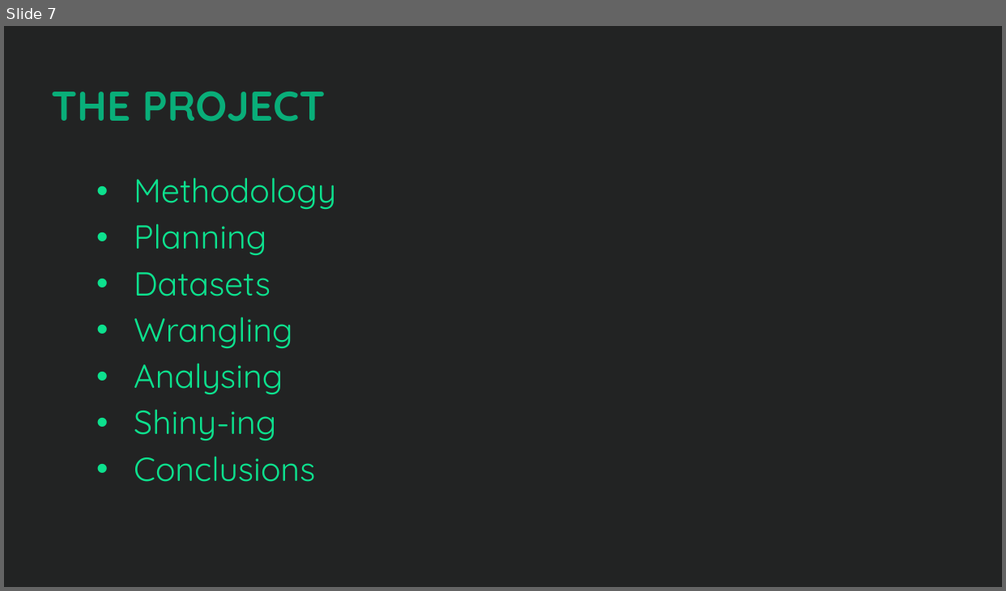
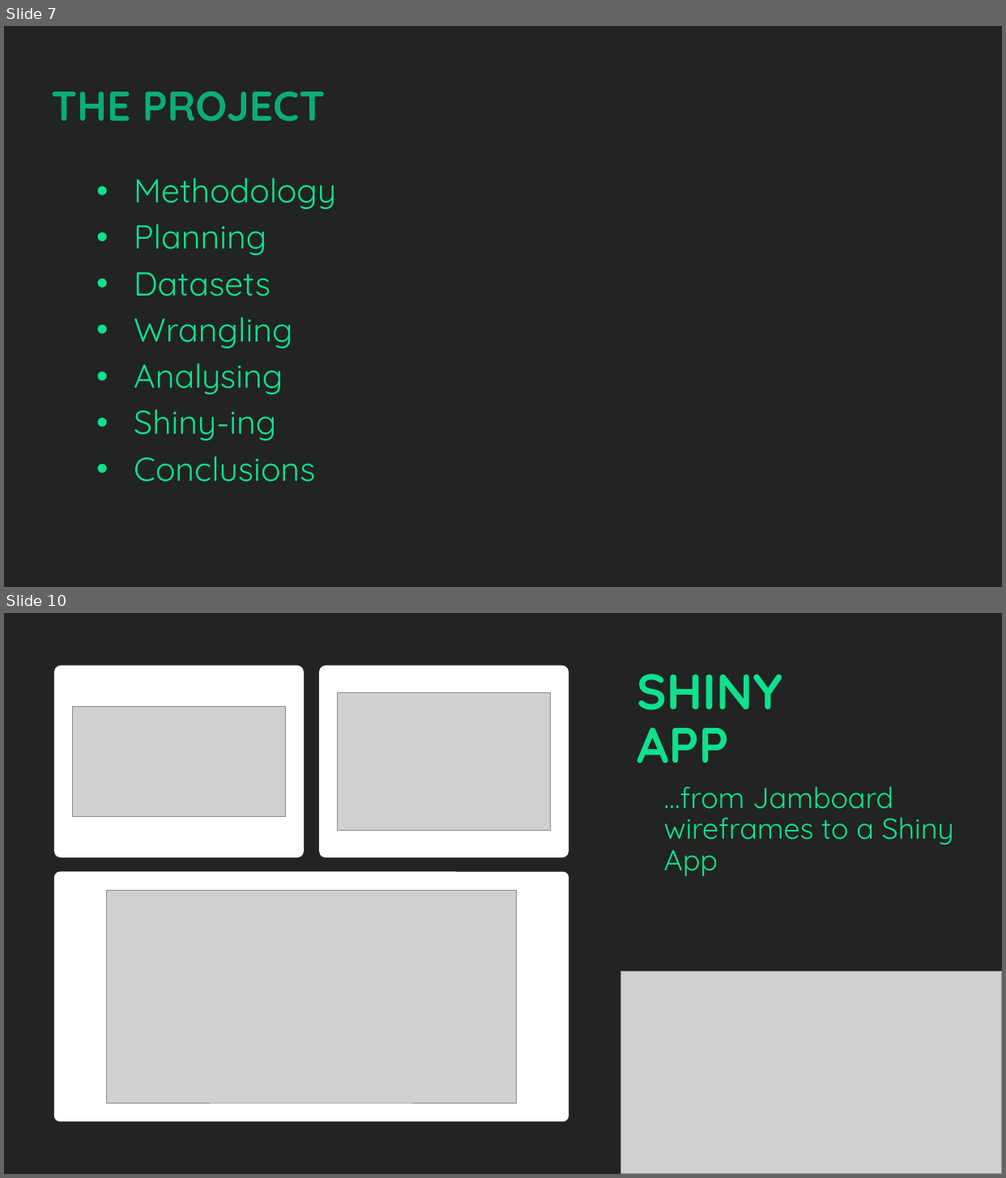
Before and after one commit to sean-m-cusick/WAP_SHS_APP, a slide deck: Presentation/PHS Rshiny Team Klas.pptx. Shown one above the other, each under a label of ours: slide 7 before the commit, slides 7 and 10 after it; the slides between them are not shown. The pictures are 1006x591 and 1006x1178 pixels, drawn with LibreOffice and Linux fonts; fonts in the diff are those of the drawing; grey boxes stand for pictures; background and template pictures are left out. Boxes give left, top, right and bottom in pixels: in the first picture for what was removed or moved away, otherwise in the second. Text is boxed around its words. In the diff, an @@ line names an element or a change of style, - is before the commit and + after.

```diff
--- a/Presentation/PHS Rshiny Team Klas.pptx
+++ b/Presentation/PHS Rshiny Team Klas.pptx
@@ slide 10 added at (4,613,1002,1174), background #222323 @@
@@ picture added at (4,613,1002,731) @@
@@ rectangle added at (4,613,1002,1174), fill #222323 @@
@@ rounded rectangle added at (54,666,304,858), fill #FFFFFF @@
@@ rounded rectangle added at (319,666,569,858), fill #FFFFFF @@
@@ text added at (637,674,782,764), 48 pt, text #0DE18E, bold @@
+SHINY APP
@@ picture added at (73,707,286,816) @@
@@ picture added at (338,693,551,830) @@
@@ text added at (664,786,954,876), 28 pt, text #0DE18E @@
+…from Jamboard wireframes to a Shiny App
@@ rounded rectangle added at (54,872,569,1122), fill #FFFFFF @@
@@ picture added at (107,891,516,1103) @@
@@ picture added at (4,971,1002,1174) @@
@@ picture added at (621,971,1002,1174) @@
```
Also in this commit, not shown: 2 slides changed, 1 other slide added, 1 slide removed, 1 other file.
